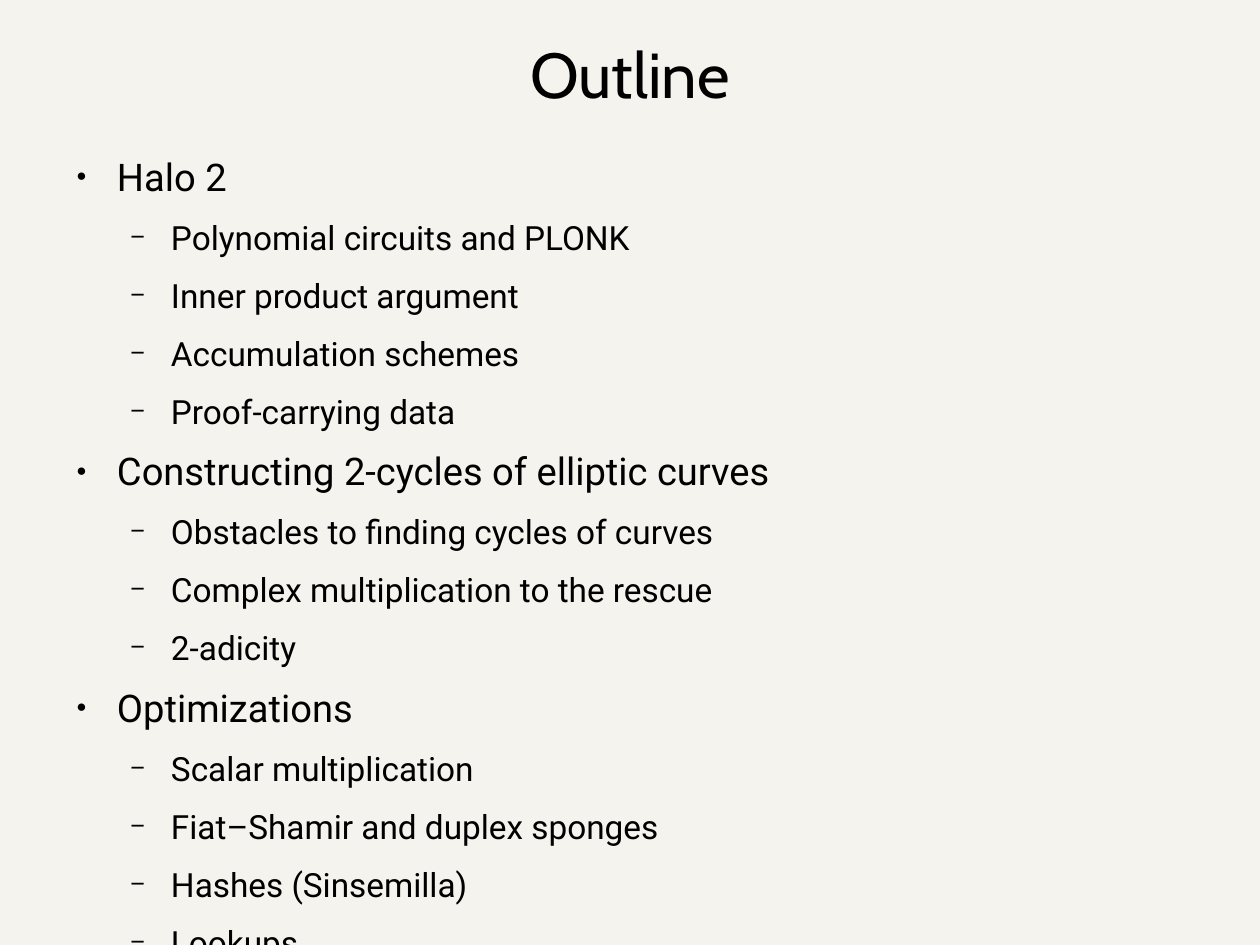
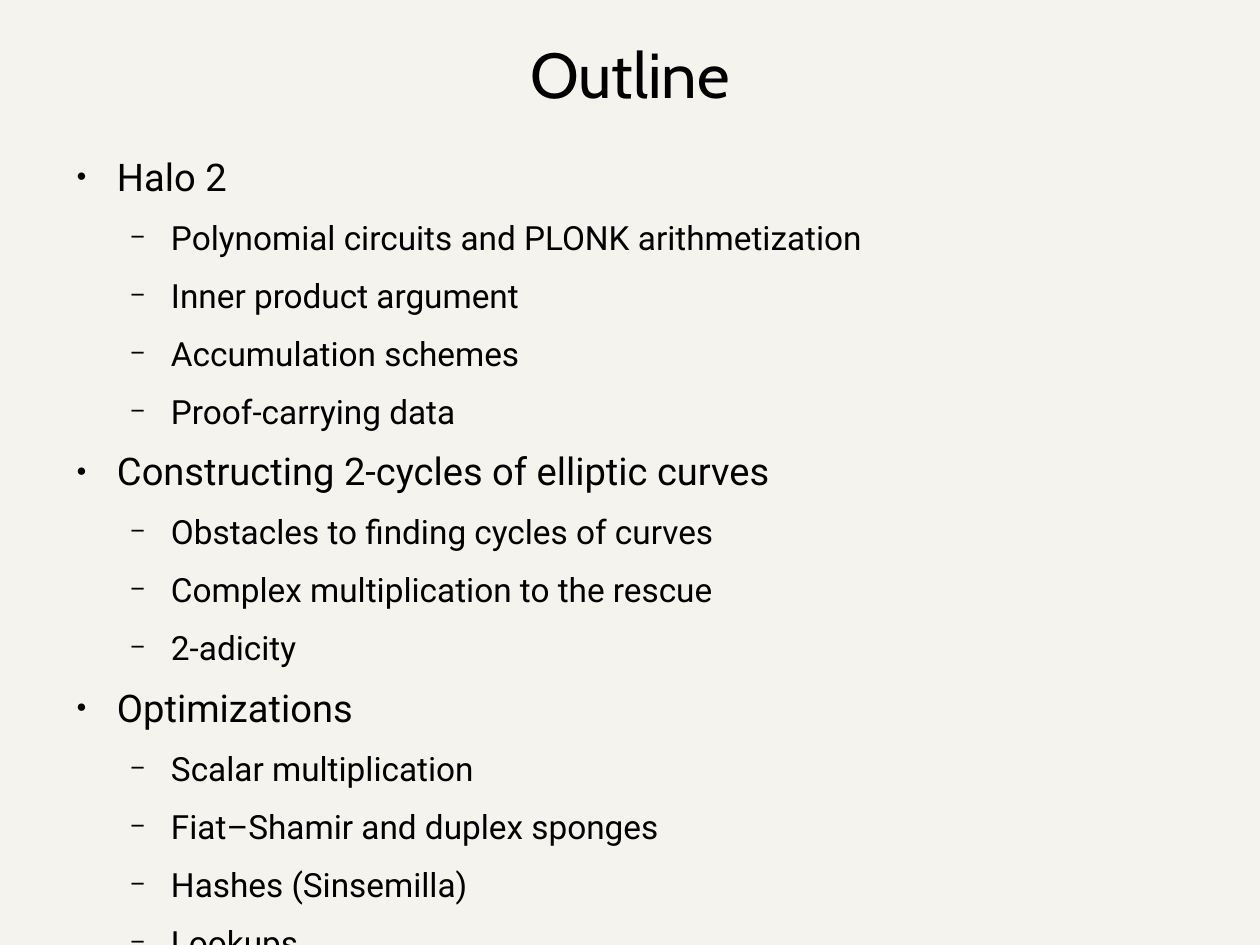
Before and after one commit to daira/halographs, a slide deck: slide 2 of deepdive.odp. Drawn at 1260x945 pixels with LibreOffice and Linux fonts; fonts in the diff are those of the drawing. Boxes give left, top, right and bottom in pixels: in the first picture for what was removed or moved away, otherwise in the second. Text is boxed around its words. In the diff, an @@ line names an element or a change of style, - is before the commit and + after.

```diff
--- a/deepdive.odp
+++ b/deepdive.odp
@@ text at (x1=171, y1=225, x2=862, y2=257): text changed @@
-  − Polynomial circuits and PLONK
+  − Polynomial circuits and PLONK arithmetization
```
Also in this commit, not shown: 5 other files.
